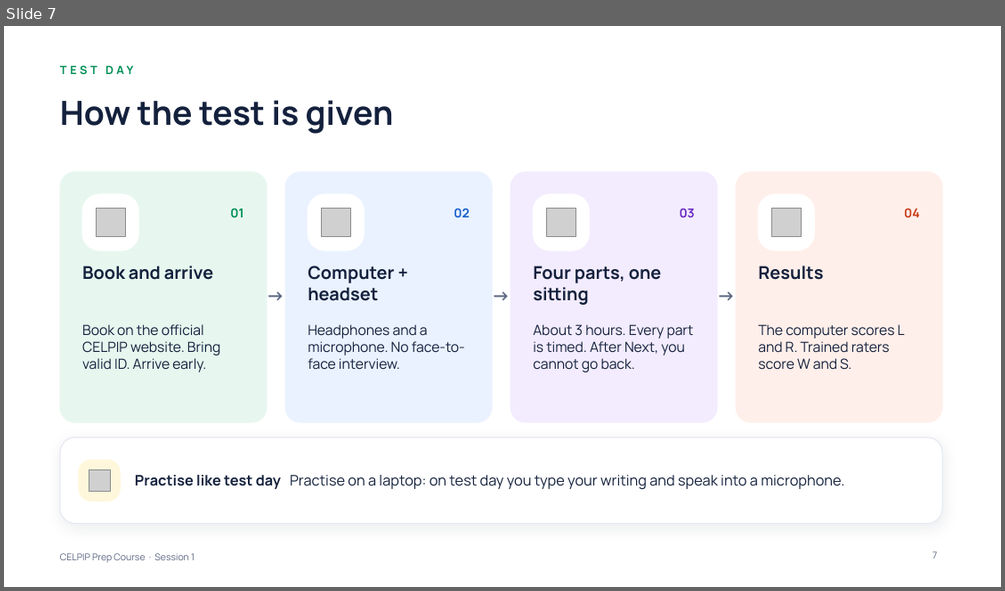
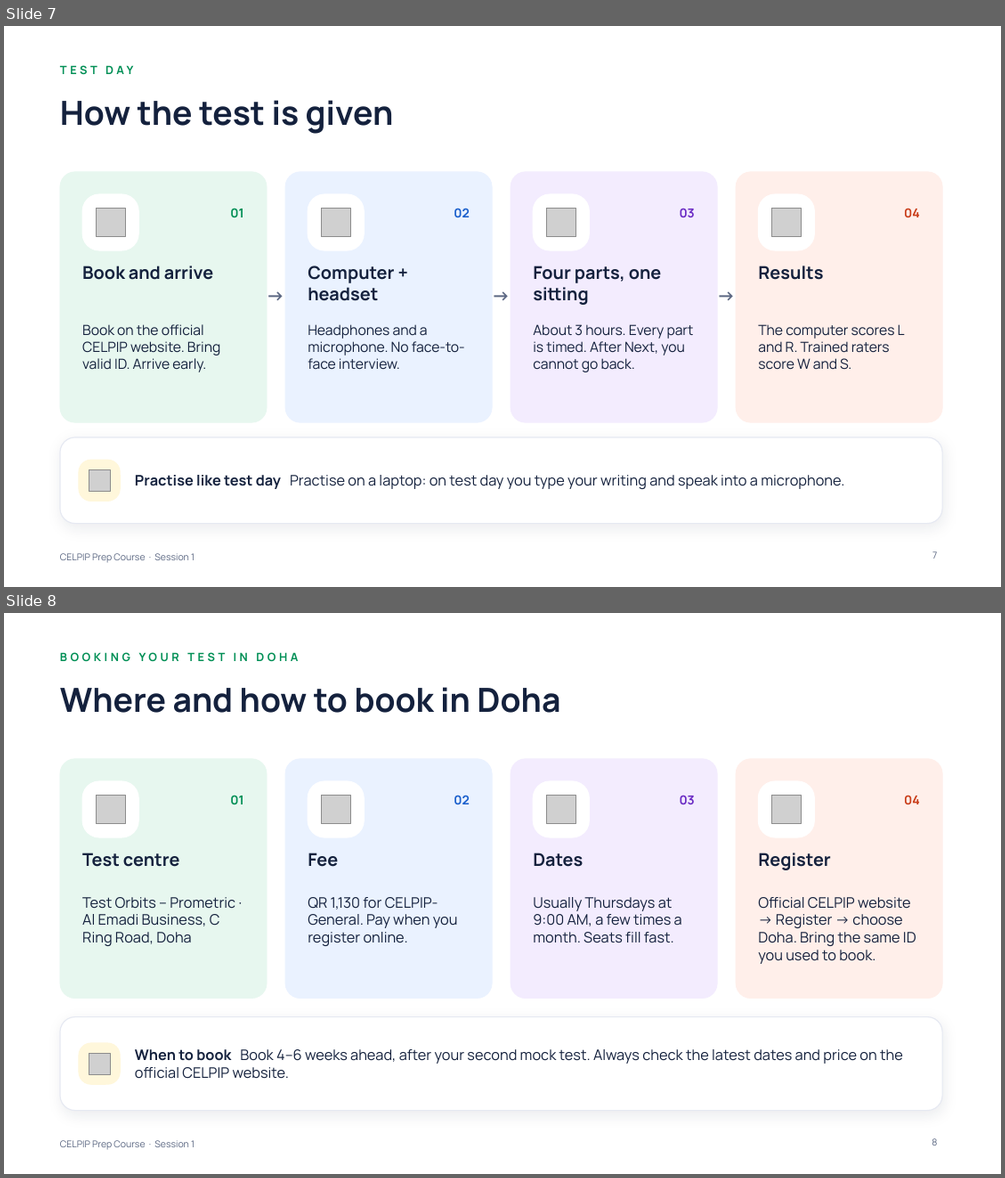
Before and after one commit to learnovateqa/The_English_Academy_CELPIP, a slide deck: decks/session-01.pptx. Shown one above the other, each under a label of ours: slide 7 before the commit, slides 7 and 8 after it. The pictures are 1005x591 and 1005x1178 pixels, drawn with LibreOffice and Linux fonts; fonts in the diff are those of the drawing; grey boxes stand for pictures. Boxes give left, top, right and bottom in pixels: in the first picture for what was removed or moved away, otherwise in the second. Text is boxed around its words. In the diff, an @@ line names an element or a change of style, - is before the commit and + after.

```diff
--- a/decks/session-01.pptx
+++ b/decks/session-01.pptx
@@ slide 8 added at [4,613,1001,1174], background #FFFFFF; not listed: 1 template element that a slide beside it also shows @@
@@ text added at [60,652,298,661], 11 pt, text #008F55, bold @@
+BOOKING YOUR TEST IN DOHA
@@ title added at [60,687,560,713], 32 pt, text #14213D, bold @@
+Where and how to book in Doha
@@ rounded rectangle added at [60,759,267,998], fill #E7F7EF, outline #E7F7EF 0.75 pt @@
@@ rounded rectangle added at [285,759,492,998], fill #EAF2FF, outline #EAF2FF 0.75 pt @@
@@ rounded rectangle added at [511,759,718,998], fill #F3ECFE, outline #F3ECFE 0.75 pt @@
@@ rounded rectangle added at [736,759,942,998], fill #FFEFEA, outline #FFEFEA 0.75 pt @@
@@ rounded rectangle added at [82,781,138,837], fill #FFFFFF, outline #FFFFFF 1 pt @@
@@ picture added at [96,795,125,824] @@
@@ text added at [230,795,243,804], 12 pt, text #008F55, bold @@
+01
@@ rounded rectangle added at [307,781,364,837], fill #FFFFFF, outline #FFFFFF 1 pt @@
@@ picture added at [321,795,350,824] @@
@@ text added at [453,795,469,804], 12 pt, text #1A5FCC, bold @@
+02
@@ rounded rectangle added at [534,781,590,837], fill #FFFFFF, outline #FFFFFF 1 pt @@
@@ picture added at [546,795,575,824] @@
@@ text added at [680,795,695,804], 12 pt, text #6A2BC4, bold @@
+03
@@ rounded rectangle added at [759,781,815,837], fill #FFFFFF, outline #FFFFFF 1 pt @@
@@ picture added at [772,795,801,824] @@
@@ text added at [904,795,920,804], 12 pt, text #C93D1A, bold @@
+04
@@ text added at [82,852,180,867], 17 pt, text #14213D, bold @@
+Test centre
@@ text added at [307,852,338,867], 17 pt, text #14213D, bold @@
+Fee
@@ text added at [533,852,582,867], 17 pt, text #14213D, bold @@
+Dates
@@ text added at [758,852,831,870], 17 pt, text #14213D, bold @@
+Register
@@ text added at [82,897,235,946], 14 pt, text #14213D @@
+Test Orbits – Prometric · Al Emadi Business, C Ring Road, Doha
@@ text added at [307,897,458,946], 14 pt, text #14213D @@
+QR 1,130 for CELPIP-General. Pay when you register online.
@@ text added at [533,897,682,943], 14 pt, text #14213D @@
+Usually Thursdays at 9:00 AM, a few times a month. Seats fill fast.
@@ text added at [758,897,916,964], 14 pt, text #14213D @@
+Official CELPIP website → Register → choose Doha. Bring the same ID you used to book.
@@ rounded rectangle added at [60,1017,942,1111], fill #FFFFFF, outline #E6E9F2 1 pt @@
@@ rounded rectangle added at [79,1043,120,1084], fill #FFF7DB, outline #FFF7DB 1 pt @@
@@ picture added at [89,1053,110,1074] @@
@@ text added at [135,1049,903,1078], 14 pt, text #14213D @@
+When to book Book 4–6 weeks ahead, after your second mock test. Always check the latest dates and price on the official CELPIP website.
@@ page number added at [931,1138,937,1145], 9 pt, text #5B6782 @@
+8
```
Also in this commit, not shown: 1 other file.
